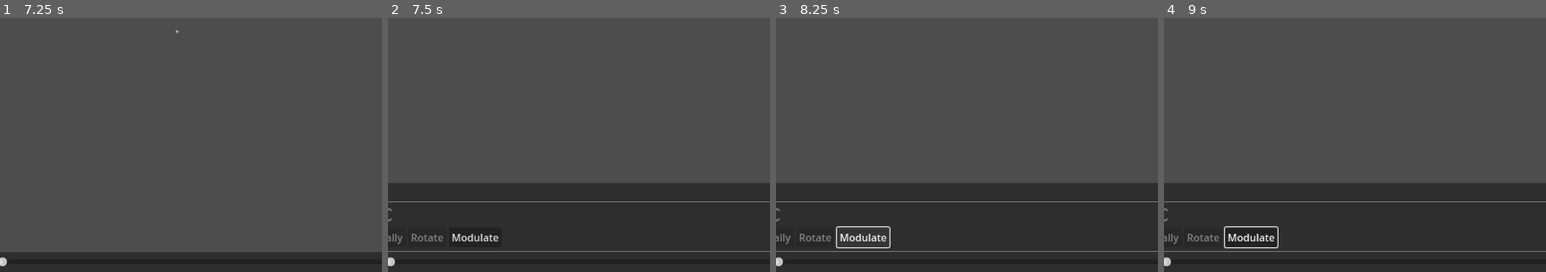
Above: before the commit, frames 1-4 (left to right).
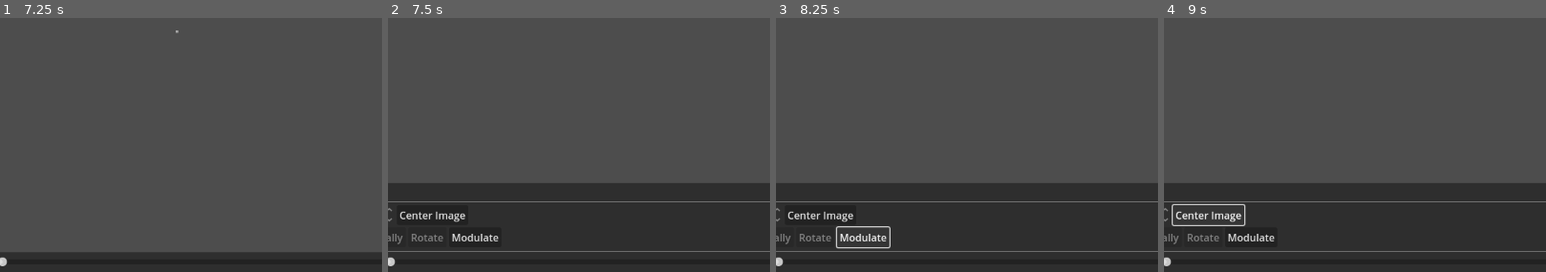
Above: after the commit, the same moments.

Repository: KoBeWi/Godot-Spritesheet-Generator
Game: Godot game, scene res://Rework/Main.tscn
The game is run twice, just before and just after one commit, with the same random seed, the same clock (stepped at 60 frames per second) and the same inputs.
Inputs (mouse positions are % of the whole screen's width and height, from its top left):
- Up to frame 1 (7.25 s): click "Cut SpriteSheet" at 0.5 s; click "Reset View" at 1.25 s; click "Settings" at 2 s; click "Reset to Defaults" at 2.75 s; click "Add Files" at 3.5 s; click "Add Directory" at 4.25 s; click "Paste From Clipboard" at 5 s; click "Show Grid" at 5.75 s; click "Show Outline" at 6.5 s
- Up to frame 2 (7.5 s): click "Edit" at 7.25 s
- Up to frame 3 (8.25 s): click "Modulate" at 8 s
- Up to frame 4 (9 s): click (24, 89) at 8.75 s, where only the run after the commit has a clickable "Center Image"
The pictures show only the part of the screen within x 18-68%, y 50-100%; the shares and areas given below are measured in that part.

Frame 1 is identical in both runs. In frame 2, 0.3% of the frame differs, in the area x 3-21%, y 76-81%; in frame 3, 0.3%; in frame 4, 1.0%, in the area x 2-30%, y 72-91%.

Commit message:
Added image center button

Diff:
--- a/Rework/Edit.gd
+++ b/Rework/Edit.gd
@@ -35,7 +35,9 @@
 		var ref := selected_frames[0]
 		var frame_size: Vector2i = owner.spritesheet.frame_size
 		offset_x.max_value = frame_size.x - ref.image.get_width()
+		offset_x.set_value_no_signal(ref.offset.x)
 		offset_y.max_value = frame_size.y - ref.image.get_height()
+		offset_y.set_value_no_signal(ref.offset.y)
 
 	mod_parent.visible = selected_frames.size() == 1 and not selected_frames[0].modifiers.is_empty()
 	if not mod_parent.visible:
@@ -93,3 +95,16 @@
 	for frame in selected_frames:
 		frame.offset.y = value
 		frame.changed.emit()
+
+func center_image() -> void:
+	var sz: Vector2i = owner.spritesheet.frame_size
+	for frame in selected_frames:
+		var ims := frame.image.get_size()
+		if ims.x < sz.x:
+			offset_x.value = (sz.x - ims.x) / 2
+		else:
+			offset_x.value = 0
+		if ims.y < sz.y:
+			offset_y.value = (sz.y - ims.y) / 2
+		else:
+			offset_y.value = 0
--- a/Rework/Main.tscn
+++ b/Rework/Main.tscn
@@ -42,7 +42,7 @@
 
 func autosize() -> void:
 	var sh: SpriteSheet = owner.spritesheet
-	var sz: Vector2
+	var sz: Vector2i
 
 	for frame in sh.frames:
 		sz = sz.max(frame.offset + frame.image.get_size())
@@ -250,7 +250,7 @@
 
 [node name="Label2" type="Label" parent="VBoxContainer/PanelContainer/MarginContainer/Tabs/Customize/Crop"]
 layout_mode = 2
-text = "Alpha Threshold"
+text = "Alpha Threshold:"
 
 [node name="Threshold" type="SpinBox" parent="VBoxContainer/PanelContainer/MarginContainer/Tabs/Customize/Crop"]
 unique_name_in_owner = true
@@ -262,13 +262,9 @@
 [node name="Margins" type="HBoxContainer" parent="VBoxContainer/PanelContainer/MarginContainer/Tabs/Customize"]
 layout_mode = 2
 
-[node name="Button" type="Button" parent="VBoxContainer/PanelContainer/MarginContainer/Tabs/Customize/Margins"]
-layout_mode = 2
-text = "Auto Size"
-
 [node name="Label" type="Label" parent="VBoxContainer/PanelContainer/MarginContainer/Tabs/Customize/Margins"]
 layout_mode = 2
-text = "Width"
+text = "Width:"
 
 [node name="FrameWidth" type="SpinBox" parent="VBoxContainer/PanelContainer/MarginContainer/Tabs/Customize/Margins"]
 unique_name_in_owner = true
@@ -279,7 +275,7 @@
 
 [node name="Label5" type="Label" parent="VBoxContainer/PanelContainer/MarginContainer/Tabs/Customize/Margins"]
 layout_mode = 2
-text = "Height"
+text = "Height:"
 
 [node name="FrameHeight" type="SpinBox" parent="VBoxContainer/PanelContainer/MarginContainer/Tabs/Customize/Margins"]
 unique_name_in_owner = true
@@ -288,12 +284,16 @@
 max_value = 2048.0
 value = 1.0
 
+[node name="Button" type="Button" parent="VBoxContainer/PanelContainer/MarginContainer/Tabs/Customize/Margins"]
+layout_mode = 2
+text = "Auto Size"
+
 [node name="VSeparator" type="VSeparator" parent="VBoxContainer/PanelContainer/MarginContainer/Tabs/Customize/Margins"]
 layout_mode = 2
 
 [node name="Label3" type="Label" parent="VBoxContainer/PanelContainer/MarginContainer/Tabs/Customize/Margins"]
 layout_mode = 2
-text = "Horizontal Margin"
+text = "Horizontal Margin:"
 
 [node name="HorizontalMargin" type="SpinBox" parent="VBoxContainer/PanelContainer/MarginContainer/Tabs/Customize/Margins"]
 unique_name_in_owner = true
@@ -303,7 +303,7 @@
 
 [node name="Label4" type="Label" parent="VBoxContainer/PanelContainer/MarginContainer/Tabs/Customize/Margins"]
 layout_mode = 2
-text = "Vertical Margin"
+text = "Vertical Margin:"
 
 [node name="VerticalMargin" type="SpinBox" parent="VBoxContainer/PanelContainer/MarginContainer/Tabs/Customize/Margins"]
 unique_name_in_owner = true
@@ -317,7 +317,7 @@
 [node name="Label" type="Label" parent="VBoxContainer/PanelContainer/MarginContainer/Tabs/Customize/Columns"]
 layout_mode = 2
 size_flags_horizontal = 0
-text = "Columns"
+text = "Columns:"
 
 [node name="ColumnCount" type="SpinBox" parent="VBoxContainer/PanelContainer/MarginContainer/Tabs/Customize/Columns"]
 unique_name_in_owner = true
@@ -630,11 +630,17 @@
 unique_name_in_owner = true
 layout_mode = 2
 suffix = "px"
+select_all_on_focus = true
 
 [node name="OffsetY" type="SpinBox" parent="VBoxContainer/VSplitContainer/Edit/VBoxContainer/HBoxContainer2"]
 unique_name_in_owner = true
 layout_mode = 2
 suffix = "px"
+select_all_on_focus = true
+
+[node name="Button" type="Button" parent="VBoxContainer/VSplitContainer/Edit/VBoxContainer/HBoxContainer2"]
+layout_mode = 2
+text = "Center Image"
 
 [node name="HBoxContainer" type="HBoxContainer" parent="VBoxContainer/VSplitContainer/Edit/VBoxContainer"]
 layout_mode = 2
@@ -923,6 +929,7 @@
 [connection signal="timeout" from="VBoxContainer/VSplitContainer/HBoxContainer/Settings/SaveTimer" to="VBoxContainer/VSplitContainer/HBoxContainer/Settings" method="_on_save_timer_timeout"]
 [connection signal="value_changed" from="VBoxContainer/VSplitContainer/Edit/VBoxContainer/HBoxContainer2/OffsetX" to="VBoxContainer/VSplitContainer/Edit" method="offset_x_changed"]
 [connection signal="value_changed" from="VBoxContainer/VSplitContainer/Edit/VBoxContainer/HBoxContainer2/OffsetY" to="VBoxContainer/VSplitContainer/Edit" method="offset_y_changed"]
+[connection signal="pressed" from="VBoxContainer/VSplitContainer/Edit/VBoxContainer/HBoxContainer2/Button" to="VBoxContainer/VSplitContainer/Edit" method="center_image"]
 [connection signal="pressed" from="VBoxContainer/VSplitContainer/Edit/VBoxContainer/HBoxContainer/EditFlipX" to="VBoxContainer/VSplitContainer/Edit" method="_flip_x"]
 [connection signal="pressed" from="VBoxContainer/VSplitContainer/Edit/VBoxContainer/HBoxContainer/EditFlipY" to="VBoxContainer/VSplitContainer/Edit" method="_flip_y"]
 [connection signal="pressed" from="VBoxContainer/VSplitContainer/Edit/VBoxContainer/HBoxContainer/EditTranspose" to="VBoxContainer/VSplitContainer/Edit" method="_transpose"]
Not shown: 1 places in Rework/Main.tscn that only renumber resources
